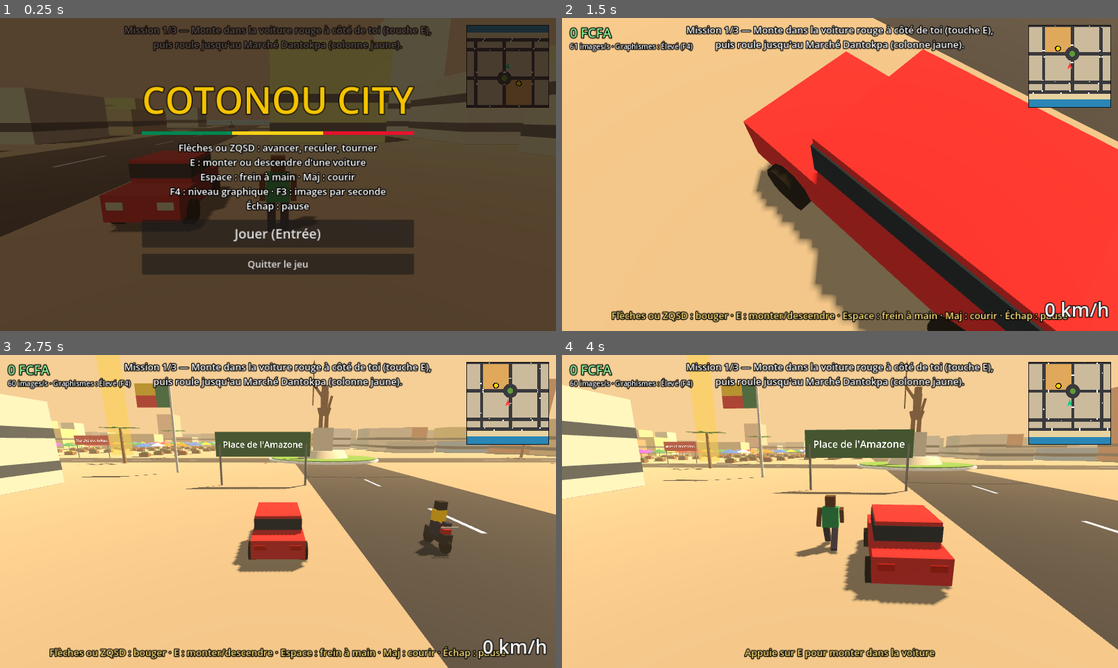
Above: before the commit, frames 1-4 (two rows, left to right).
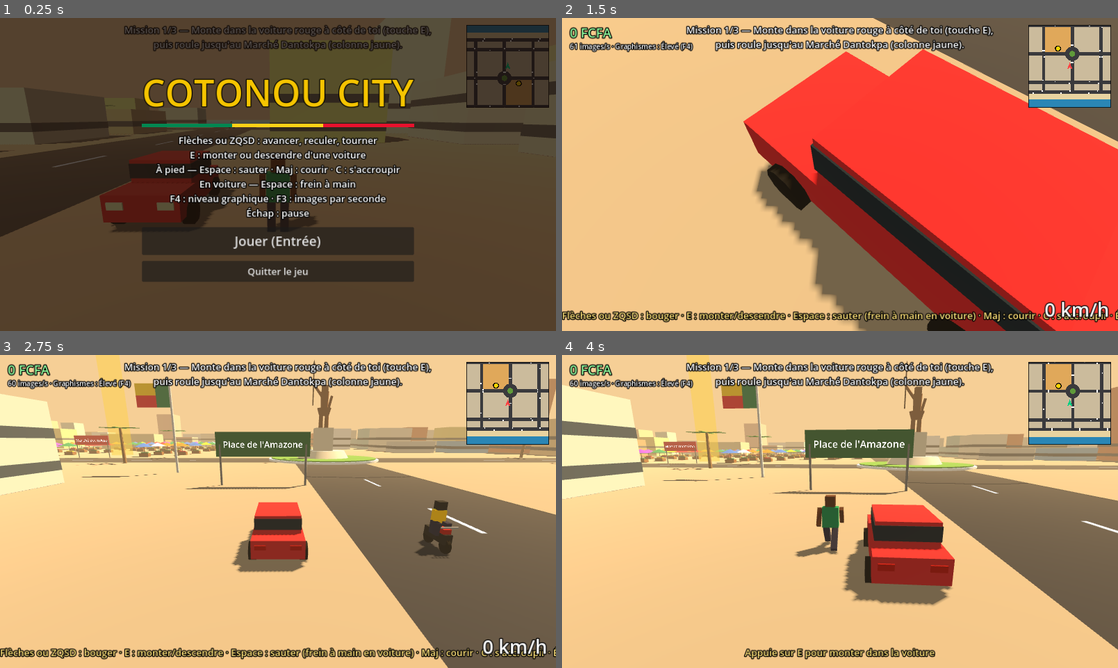
Above: after the commit, the same moments.

Repository: Yard24/Cotonou-city
Game: Godot game, scene res://main.tscn
Same seed, same stepped clock (60 frames per second), same inputs: the game is played once before the commit and once after it.
Inputs:
- Up to frame 1 (0.25 s): no input
- Up to frame 2 (1.5 s): click "Jouer (Entrée)" at 0.5 s; tap Enter (ui_accept) at 1.25 s; hold D (right) from 1.28 s (still down); hold Shift (run) from 1.28 s (still down); tap E (enter) at 1.35 s
- Up to frame 3 (2.75 s): tap Enter (ui_accept) at 1.52, 2.27 s; release D (right) at 2.03 s; release Shift (run) at 2.03 s; hold Space (brake) from 2.03 s (still down); tap Shift (run) at 2.1 s; tap C (crouch, bound only after the commit) at 2.3 s
- Up to frame 4 (4 s): release Space (brake) at 2.78 s; hold D (right) 2.78-3.53 s; hold C (crouch, bound only after the commit) 2.78-3.53 s; tap Ctrl at 3.05, 3.6 s; hold W (up) from 3.53 s (still down); tap Enter (ui_accept) at 3.77 s; tap E (enter) at 3.8 s

The runs differ from the first frame. In frame 1, 15% of the frame differs, in the area x 25-75%, y 19-85%; in frame 2, 2.0%; in frame 3, 2.0%; in frame 4, nothing differs.

Commit message:
Saut, position accroupie, documents de référence
- Héros : saut (Espace) et position accroupie (C ou Ctrl), caméra qui suit la hauteur
- Test automatique étendu (course, saut, accroupi, caméra) et déplacé dans scripts/selftest.gd
- docs/ : conventions, style graphique et budget de polygones, échelle du monde, joueur à pied
- plan/ et docs/ ignorés par Godot, fichiers .translation inutiles supprimés
- Plan : 15 tâches passées à « fait », journal du passage

Co-Authored-By: Claude Fable 5.2 <noreply@anthropic.com>
Claude-Session: https://claude.ai/code/session_015ZX5cLyZigNUEEfH1PVvUo

Diff:
--- a/scripts/main.gd
+++ b/scripts/main.gd
@@ -5,6 +5,7 @@
 const CarScript := preload("res://scripts/car.gd")
 const PlayerScript := preload("res://scripts/player.gd")
 const MinimapScript := preload("res://scripts/minimap.gd")
+const SelftestScript := preload("res://scripts/selftest.gd")
 const PAL := ["f2e6d0", "e8c99a", "d98c5f", "f4f1ea", "c4d4c8", "e2b3a0", "9fc3d9", "f0dc8a", "d6d0c4"]
 const SHIRTS := ["d94f8a", "2a7de1", "ffffff", "3f9a3c", "ff7a00", "8e2bd1", "e8112d", "14a3a3"]
 const CARC := ["f4f4f4", "d8d8d8", "2b2b2b", "9aa3a8", "7a1f1f", "23407a"]
@@ -46,7 +47,7 @@
 var minimap: Control
 var selftest := false
 var frames := 0
-var st_start := Vector3.ZERO
+var tester
 
 var missions := [
 	{"t": "Mission 1/3 — Monte dans la voiture rouge à côté de toi (touche E), puis roule jusqu'au Marché Dantokpa (colonne jaune).", "x": 60.0, "z": 22.0, "car": true, "r": 5000, "ok": "Arrivé au marché"},
@@ -169,7 +170,7 @@
 
 func _inputs() -> void:
 	var m := {"up": [KEY_W, KEY_UP], "down": [KEY_S, KEY_DOWN], "left": [KEY_A, KEY_LEFT], "right": [KEY_D, KEY_RIGHT],
-		"brake": [KEY_SPACE], "run": [KEY_SHIFT], "enter": [KEY_E], "quit": [KEY_ESCAPE], "fps": [KEY_F3], "quality": [KEY_F4]}
+		"brake": [KEY_SPACE], "jump": [KEY_SPACE], "crouch": [KEY_C, KEY_CTRL], "run": [KEY_SHIFT], "enter": [KEY_E], "quit": [KEY_ESCAPE], "fps": [KEY_F3], "quality": [KEY_F4]}
 	for a in m:
 		if not InputMap.has_action(a):
 			InputMap.add_action(a)
@@ -502,7 +503,7 @@
 	vb.add_child(flag)
 	var help := label(22, Color.WHITE)
 	help.horizontal_alignment = HORIZONTAL_ALIGNMENT_CENTER
-	help.text = "Flèches ou ZQSD : avancer, reculer, tourner\nE : monter ou descendre d'une voiture\nEspace : frein à main · Maj : courir\nF4 : niveau graphique · F3 : images par seconde\nÉchap : pause"
+	help.text = "Flèches ou ZQSD : avancer, reculer, tourner\nE : monter ou descendre d'une voiture\nÀ pied — Espace : sauter · Maj : courir · C : s'accroupir\nEn voiture — Espace : frein à main\nF4 : niveau graphique · F3 : images par seconde\nÉchap : pause"
 	vb.add_child(help)
 	menu_play = Button.new()
 	menu_play.add_theme_font_size_override("font_size", 30)
@@ -523,7 +524,7 @@
 	menu_title.text = title
 	menu_play.text = play_text
 	menu.visible = true
-	for a in ["up", "down", "left", "right", "brake", "run"]:
+	for a in ["up", "down", "left", "right", "brake", "run", "jump", "crouch"]:
 		Input.action_release(a)
 
 func _play() -> void:
@@ -584,6 +585,7 @@
 		player.rotation.y = h
 		player.visible = true
 		player.shape.disabled = false
+		player.reset_pose()
 		cur_car.speed = 0.0
 		cur_car = null
 		return
@@ -597,6 +599,7 @@
 		cars.append(c)
 		_banner("Voiture empruntée !")
 	cur_car = c
+	player.reset_pose()
 	player.visible = false
 	player.shape.disabled = true
 
@@ -604,7 +607,9 @@
 func _physics_process(delta: float) -> void:
 	frames += 1
 	if selftest:
-		_selftest()
+		if tester == null:
+			tester = SelftestScript.new()
+		tester.step(self)
 	if "--shot" in OS.get_cmdline_user_args() and frames == 90:
 		get_viewport().get_texture().get_image().save_png("user://shot.png")
 		get_tree().quit()
@@ -685,7 +690,8 @@
 	var h: float = cur_car.heading if cur_car else player.heading
 	var dist := 11.0 if cur_car else 6.5
 	var hh := 4.6 if cur_car else 3.0
-	var want := Vector3(o.x - sin(h) * dist, hh, o.z - cos(h) * dist)
+	# la caméra suit aussi la hauteur du héros (saut, objets sur lesquels il monte)
+	var want := Vector3(o.x - sin(h) * dist, o.y + hh, o.z - cos(h) * dist)
 	var tgt := o + Vector3(0, 1.6, 0)
 	if instant:
 		cam.position = want
@@ -701,7 +707,7 @@
 	var t := ""
 	if help_t > 0.0:
 		help_t -= delta
-		t = "Flèches ou ZQSD : bouger · E : monter/descendre · Espace : frein à main · Maj : courir · Échap : pause"
+		t = "Flèches ou ZQSD : bouger · E : monter/descendre · Espace : sauter (frein à main en voiture) · Maj : courir · C : s'accroupir · Échap : pause"
 	if cur_car:
 		l_speed.text = "%d km/h" % int(abs(cur_car.speed) * 3.6)
 		if abs(cur_car.speed) < 1.5 and help_t <= 0.0:
@@ -717,56 +723,3 @@
 		banner_t -= delta
 		if banner_t <= 0.0:
 			l_banner.visible = false
-
-# ---------------- test automatique ----------------
-func _selftest() -> void:
-	if frames == 4:
-		if road_segs.size() != 7 or minimap == null or not minimap.is_inside_tree():
-			_fail("mini-carte absente ou routes manquantes")
-			return
-		open_menu("PAUSE", "Reprendre")
-		st_start = traffic[0].global_position
-	elif frames == 8:
-		if traffic[0].global_position.distance_to(st_start) > 0.01:
-			_fail("la pause ne fige pas le jeu")
-			return
-		_play()
-		print("menu : pause et reprise OK · mini-carte présente")
-	elif frames == 10:
-		toggle_car()
-		if cur_car == null:
-			_fail("impossible de monter dans la voiture")
-			return
-		st_start = cur_car.global_position
-		Input.action_press("up")
-	elif frames == 250:
-		Input.action_release("up")
-		var d: float = cur_car.global_position.distance_to(st_start)
-		if d < 20.0:
-			_fail("la voiture n'a pas avancé (%.1f m)" % d)
-			return
-		print("conduite : %.1f m parcourus, %.0f km/h" % [d, cur_car.speed * 3.6])
-		cur_car.speed = 0.0
-		toggle_car()
-		if cur_car != null or not player.visible:
-			_fail("impossible de descendre")
-			return
-		st_start = player.global_position
-		Input.action_press("up")
-	elif frames == 370:
-		Input.action_release("up")
-		var d2: float = player.global_position.distance_to(st_start)
-		if d2 < 3.0:
-			_fail("le héros ne marche pas (%.1f m)" % d2)
-			return
-		var moved := 0
-		for a in traffic:
-			if a.speed > 1.0:
-				moved += 1
-		print("marche : %.1f m · circulation : %d/%d véhicules en mouvement" % [d2, moved, traffic.size()])
-		print("SELFTEST OK")
-		get_tree().quit(0)
-
-func _fail(msg: String) -> void:
-	print("SELFTEST ECHEC : " + msg)
-	get_tree().quit(1)
--- a/scripts/player.gd
+++ b/scripts/player.gd
@@ -1,29 +1,98 @@
 extends CharacterBody3D
-# Le héros à pied.
+# Le héros à pied : marche, course, saut, position accroupie.
+# Le fonctionnement attendu est décrit dans docs/systemes/joueur_a_pied.md.
+
+const V_MARCHE := 5.5
+const V_COURSE := 10.0
+const V_ACCROUPI := 2.5
+const V_SAUT := 6.5      # vitesse verticale au départ du saut (environ 1,2 m de haut)
+const GRAVITE := 18.0
+const H_DEBOUT := 1.9
+const H_ACCROUPI := 1.2
 
 var heading := PI
 var phase := 0.0
 var parts := {}
 var shape: CollisionShape3D
+var capsule: CapsuleShape3D
+var body: Node3D          # partie visible, écrasée quand le héros s'accroupit
+var vy := 0.0
+var on_ground := true
+var crouching := false
 
 func setup(main) -> void:
 	motion_mode = CharacterBody3D.MOTION_MODE_FLOATING
 	shape = CollisionShape3D.new()
-	var c := CapsuleShape3D.new()
-	c.radius = 0.4
-	c.height = 1.9
-	shape.shape = c
-	shape.position.y = 0.95
+	capsule = CapsuleShape3D.new()
+	capsule.radius = 0.4
+	capsule.height = H_DEBOUT
+	shape.shape = capsule
+	shape.position.y = H_DEBOUT / 2.0
 	add_child(shape)
-	parts = main.make_human(self, Color("008751"), Color("2b2b40"), Color("5a3622"))
+	body = Node3D.new()
+	add_child(body)
+	parts = main.make_human(body, Color("008751"), Color("2b2b40"), Color("5a3622"))
+
+# Vitesse de déplacement selon l'état (accroupi, course, marche).
+func move_speed() -> float:
+	if crouching:
+		return V_ACCROUPI
+	return V_COURSE if Input.is_action_pressed("run") else V_MARCHE
+
+func jump() -> bool:
+	if not on_ground or crouching:
+		return false
+	vy = V_SAUT
+	on_ground = false
+	return true
+
+func set_crouch(on: bool) -> void:
+	if on == crouching:
+		return
+	crouching = on
+	capsule.height = H_ACCROUPI if on else H_DEBOUT
+	shape.position.y = capsule.height / 2.0
+
+# Remet le héros debout et au sol (utilisé quand il monte en voiture ou en descend).
+func reset_pose() -> void:
+	set_crouch(false)
+	vy = 0.0
+	on_ground = true
+	body.scale.y = 1.0
 
 func walk(main, delta: float) -> void:
-	var sp := 10.0 if Input.is_action_pressed("run") else 5.5
+	# on ne s'accroupit qu'au sol ; relâcher la touche relève le héros
+	set_crouch(Input.is_action_pressed("crouch") and on_ground)
+	if Input.is_action_just_pressed("jump"):
+		jump()
+	var sp := move_speed()
 	heading += Input.get_axis("right", "left") * 2.8 * delta
 	var mv := Input.get_action_strength("up") - 0.6 * Input.get_action_strength("down")
 	rotation.y = heading
-	velocity = Vector3(sin(heading), 0, cos(heading)) * mv * sp
+	vy -= GRAVITE * delta
+	velocity = Vector3(sin(heading), 0, cos(heading)) * mv * sp + Vector3(0, vy, 0)
 	move_and_slide()
-	global_position.y = 0
-	phase += delta * sp * 1.5 * abs(mv)
-	main.anim_human(parts, phase, 0.7 if mv != 0.0 else 0.0)
+	if global_position.y <= 0.0:
+		# sol
+		global_position.y = 0.0
+		vy = 0.0
+		on_ground = true
+	elif vy < 0.0 and get_real_velocity().y > vy * 0.5:
+		# posé sur un objet (étal, muret) : la chute est arrêtée par la collision
+		vy = 0.0
+		on_ground = true
+	elif vy > 0.0 and get_real_velocity().y < vy * 0.5:
+		# la tête touche quelque chose : la montée s'arrête
+		vy = 0.0
+	else:
+		on_ground = false
+	body.scale.y = lerp(body.scale.y, 0.63 if crouching else 1.0, 1.0 - exp(-delta * 14.0))
+	if on_ground:
+		phase += delta * sp * 1.5 * abs(mv)
+		main.anim_human(parts, phase, 0.7 if mv != 0.0 else 0.0)
+	else:
+		# en l'air : jambes et bras écartés, sans balancement
+		parts.legL.rotation.x = 0.5
+		parts.legR.rotation.x = -0.35
+		parts.armL.rotation.x = -0.9
+		parts.armR.rotation.x = -0.9
--- /dev/null
+++ b/scripts/selftest.gd
@@ -0,0 +1,136 @@
+extends RefCounted
+# Test automatique sans écran : lancé avec « -- --selftest ».
+# main.gd appelle step() à chaque image ; le test doit finir par « SELFTEST OK ».
+
+var start := Vector3.ZERO
+var max_y := 0.0
+var d_walk := 0.0
+
+func step(m) -> void:
+	var f: int = m.frames
+	var pl = m.player
+	max_y = max(max_y, pl.global_position.y)
+	if f == 4:
+		if m.road_segs.size() != 7 or m.minimap == null or not m.minimap.is_inside_tree():
+			_fail(m, "mini-carte absente ou routes manquantes")
+			return
+		m.open_menu("PAUSE", "Reprendre")
+		start = m.traffic[0].global_position
+	elif f == 8:
+		if m.traffic[0].global_position.distance_to(start) > 0.01:
+			_fail(m, "la pause ne fige pas le jeu")
+			return
+		m._play()
+		print("menu : pause et reprise OK · mini-carte présente")
+	elif f == 10:
+		m.toggle_car()
+		if m.cur_car == null:
+			_fail(m, "impossible de monter dans la voiture")
+			return
+		start = m.cur_car.global_position
+		Input.action_press("up")
+	elif f == 250:
+		Input.action_release("up")
+		var d: float = m.cur_car.global_position.distance_to(start)
+		if d < 20.0:
+			_fail(m, "la voiture n'a pas avancé (%.1f m)" % d)
+			return
+		print("conduite : %.1f m parcourus, %.0f km/h" % [d, m.cur_car.speed * 3.6])
+		m.cur_car.speed = 0.0
+		m.toggle_car()
+		if m.cur_car != null or not pl.visible:
+			_fail(m, "impossible de descendre")
+			return
+		start = pl.global_position
+		Input.action_press("up")
+	elif f == 370:
+		d_walk = pl.global_position.distance_to(start)
+		if d_walk < 3.0:
+			_fail(m, "le héros ne marche pas (%.1f m)" % d_walk)
+			return
+		var moved := 0
+		for a in m.traffic:
+			if a.speed > 1.0:
+				moved += 1
+		print("marche : %.1f m · circulation : %d/%d véhicules en mouvement" % [d_walk, moved, m.traffic.size()])
+		# la suite se passe sur la plage : terrain plat, sans obstacle ni circulation
+		_to_beach(pl)
+		Input.action_press("run")
+	elif f == 430:
+		# course : 1 seconde en ligne droite, nettement plus vite que la marche
+		Input.action_release("run")
+		Input.action_release("up")
+		var d_run: float = pl.global_position.distance_to(start)
+		if d_run < 8.0 or d_run > 11.0:
+			_fail(m, "course : %.1f m en 1 s (attendu environ 10 m)" % d_run)
+			return
+		print("course : %.1f m en 1 s" % d_run)
+		max_y = 0.0
+		Input.action_press("jump")
+	elif f == 432:
+		Input.action_release("jump")
+		if pl.on_ground:
+			_fail(m, "saut : le héros ne décolle pas")
+			return
+		# pas de second saut en l'air
+		if pl.jump():
+			_fail(m, "saut : double saut possible en l'air")
+			return
+	elif f == 490:
+		if max_y < 0.9 or max_y > 1.6:
+			_fail(m, "saut : hauteur %.2f m (attendu environ 1,2 m)" % max_y)
+			return
+		if not pl.on_ground or pl.global_position.y > 0.001:
+			_fail(m, "saut : le héros ne retombe pas au sol")
+			return
+		print("saut : %.2f m de haut, retour au sol OK" % max_y)
+		_to_beach(pl)
+		Input.action_press("crouch")
+	elif f == 550:
+		# accroupi : lent, capsule plus basse, saut interdit
+		var d_c: float = pl.global_position.distance_to(start)
+		if not pl.crouching or pl.capsule.height > 1.3:
+			_fail(m, "accroupi : le héros ne se baisse pas")
+			return
+		if d_c < 1.8 or d_c > 3.2:
+			_fail(m, "accroupi : %.1f m en 1 s (attendu environ 2,5 m)" % d_c)
+			return
+		if pl.jump():
+			_fail(m, "accroupi : saut possible en position accroupie")
+			return
+		Input.action_release("crouch")
+		print("accroupi : %.1f m en 1 s, capsule %.1f m" % [d_c, pl.capsule.height])
+	elif f == 600:
+		Input.action_release("up")
+		if pl.crouching or pl.capsule.height < 1.85 or pl.body.scale.y < 0.95:
+			_fail(m, "accroupi : le héros ne se relève pas")
+			return
+		# caméra à la troisième personne : derrière le héros, à bonne distance, et elle le regarde
+		var head: Vector3 = pl.global_position + Vector3(0, 1.6, 0)
+		var to_head: Vector3 = head - m.cam.global_position
+		var dist: float = to_head.length()
+		var fwd := Vector3(sin(pl.heading), 0, cos(pl.heading))
+		var ang: float = rad_to_deg((-m.cam.global_transform.basis.z).angle_to(to_head))
+		if dist < 4.0 or dist > 9.0:
+			_fail(m, "caméra : distance au héros %.1f m" % dist)
+			return
+		if to_head.normalized().dot(fwd) < 0.7:
+			_fail(m, "caméra : elle n'est pas derrière le héros")
+			return
+		if ang > 10.0 or m.cam.global_position.y < 2.0:
+			_fail(m, "caméra : elle ne regarde pas le héros (écart %.0f°)" % ang)
+			return
+		print("caméra : %.1f m derrière le héros, écart de visée %.1f°" % [dist, ang])
+		print("SELFTEST OK")
+		m.get_tree().quit(0)
+
+# Place le héros sur la plage, tourné vers l'est, et le fait avancer.
+func _to_beach(pl) -> void:
+	pl.global_position = Vector3(-60, 0, -178)
+	pl.heading = PI / 2
+	start = pl.global_position
+	Input.action_press("up")
+
+func _fail(m, msg: String) -> void:
+	print("SELFTEST ECHEC : " + msg)
+	m.get_tree().quit(1)
Not shown, added: docs/.gdignore
Not shown, added: plan/.gdignore
Binary file removed: plan/taches.A (valide).translation
Binary file removed: plan/taches.C (consulté).translation
Binary file removed: plan/taches.Domaine.translation
Binary file removed: plan/taches.I (informé).translation
Binary file removed: plan/taches.Lot.translation
Binary file removed: plan/taches.Phase.translation
Binary file removed: plan/taches.Priorité.translation
Binary file removed: plan/taches.R (réalise).translation
Binary file removed: plan/taches.Statut.translation
Binary file removed: plan/taches.Tâche.translation
(and 7 more such lines)
